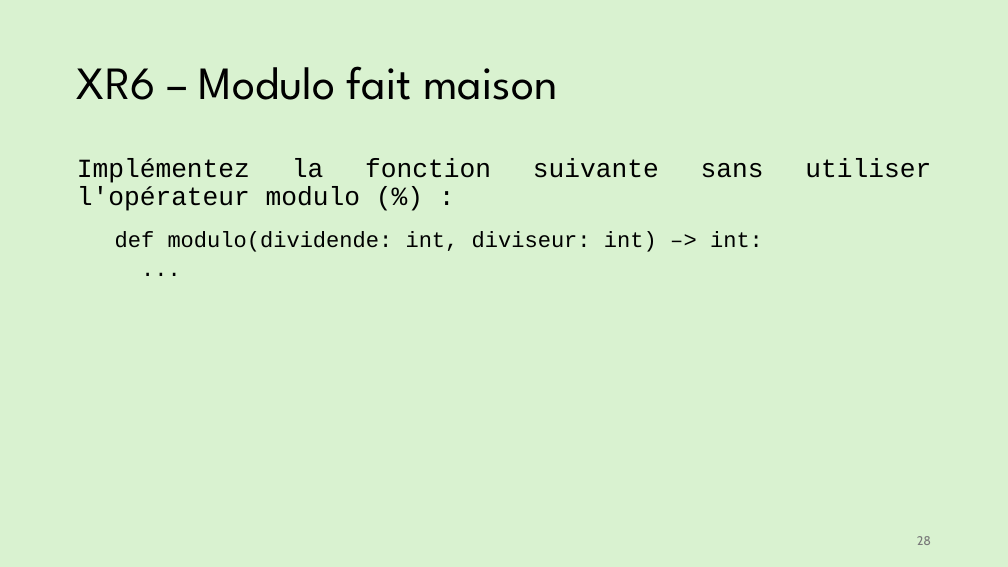
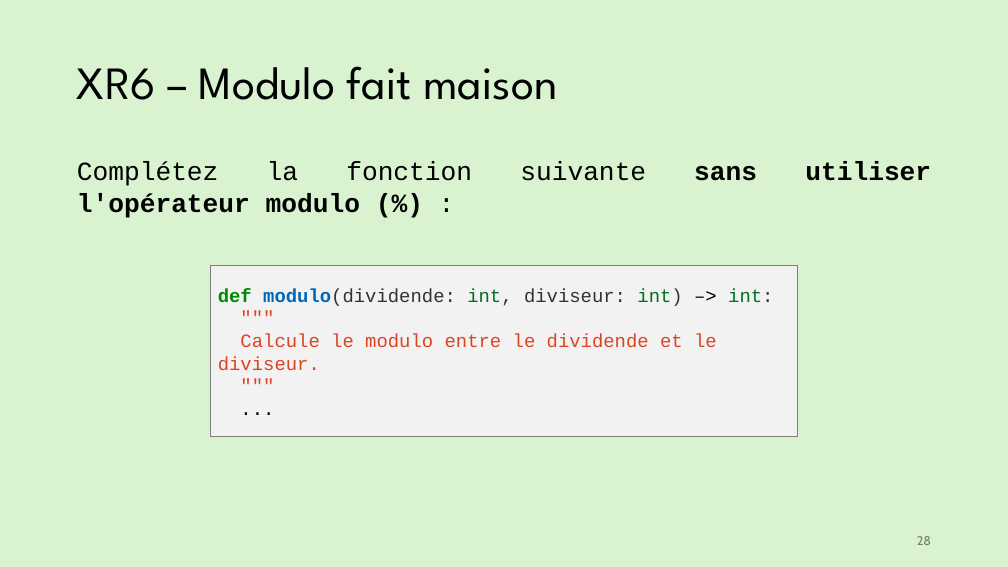
Before and after one commit to iannickgagnon/sagedays_iannick_2026, a slide deck: slide 28 of python_1/presentation_python_1.pptx. Drawn at 1008x567 pixels with LibreOffice and Linux fonts; fonts in the diff are those of the drawing. Boxes give left, top, right and bottom in pixels: in the first picture for what was removed or moved away, otherwise in the second. Text is boxed around its words. In the diff, an @@ line names an element or a change of style, - is before the commit and + after.

```diff
--- a/python_1/presentation_python_1.pptx
+++ b/python_1/presentation_python_1.pptx
@@ text at (77,162,931,186): text changed; bold on @@
-Implémentez la fonction suivante sans utiliser l'opérateur modulo (%) :
-  def modulo(dividende: int, diviseur: int) –> int:
-  ...
+Complétez la fonction suivante sans utiliser l'opérateur modulo (%) :
@@ rectangle added at (210,265,798,437), fill #F2F2F2, outline #7F7F7F 1 pt, 18 pt, text #DD4422 @@
+def modulo(dividende: int, diviseur: int) –> int:
+"""
+Calcule le modulo entre le dividende et le diviseur.
+"""
+...
```
Also in this commit, not shown: 3 other slides changed, 1 slide added.
